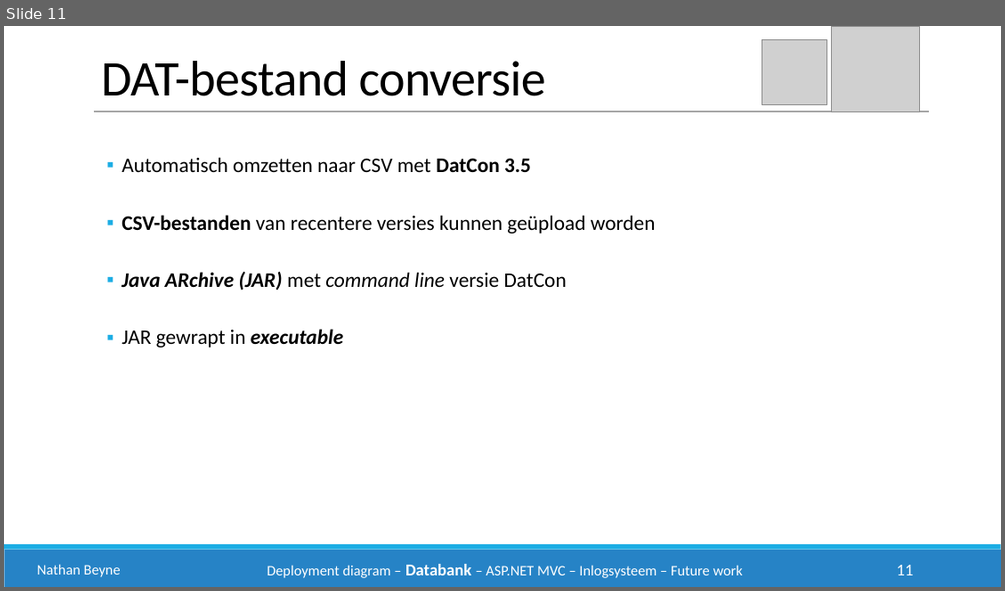
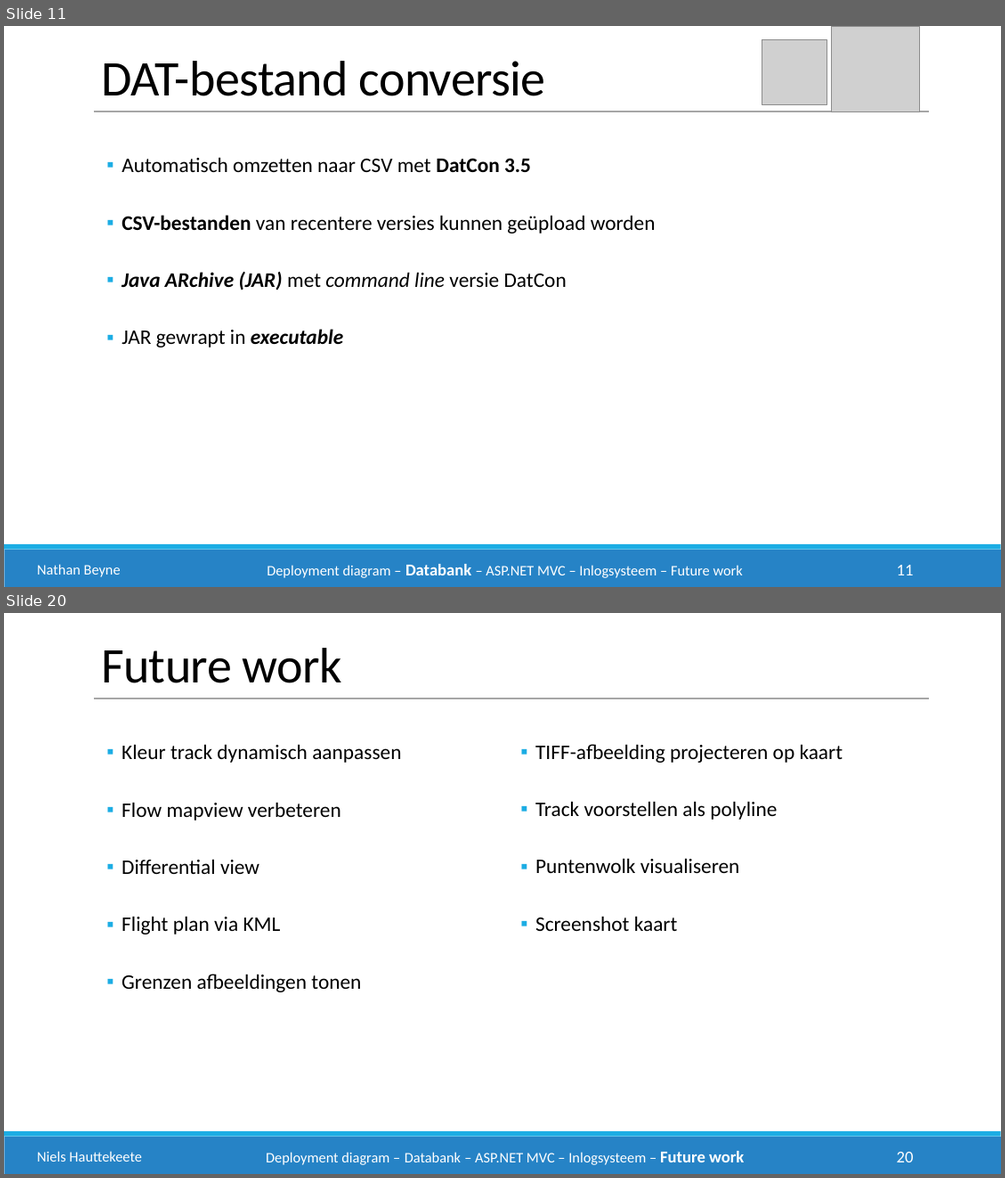
Before and after one commit to philipkukoba/Bachelors-Dissertation-DroneWebApp, a slide deck: documenten/Technische presentatie klant/Technische presentatie klant.pptx. Shown one above the other, each under a label of ours: slide 11 before the commit, slides 11 and 20 after it; the slides between them are not shown. The pictures are 1005x591 and 1005x1178 pixels, drawn with LibreOffice and Linux fonts; fonts in the diff are those of the drawing; grey boxes stand for pictures. Boxes give left, top, right and bottom in pixels: in the first picture for what was removed or moved away, otherwise in the second. Text is boxed around its words. In the diff, an @@ line names an element or a change of style, - is before the commit and + after.

```diff
--- a/documenten/Technische presentatie klant/Technische presentatie klant.pptx
+++ b/documenten/Technische presentatie klant/Technische presentatie klant.pptx
@@ slide 20 added at (4,613,1001,1174), background #FFFFFF; not listed: 2 template elements that a slide beside it also shows @@
@@ text added at (101,648,341,683), 48 pt, text #000000 @@
+Future work
@@ line added from (94, 698) to (929, 698), #A6A6A6 1 pt @@
@@ text added at (121,744,401,992), 20 pt, text #000000 @@
+  ▪ Kleur track dynamisch aanpassen
+  ▪ Flow mapview verbeteren
+  ▪ Differential view
+  ▪ Flight plan via KML
+  ▪ Grenzen afbeeldingen tonen
@@ text added at (535,744,843,931), 20 pt, text #000000 @@
+  ▪ TIFF-afbeelding projecteren op kaart
+  ▪ Track voorstellen als polyline
+  ▪ Puntenwolk visualiseren
+  ▪ Screenshot kaart
@@ text added at (37,1151,142,1161), 14 pt, text #FFFFFF @@
+Niels Hauttekeete
@@ text added at (266,1151,744,1165), 14 pt, text #FFFFFF @@
+Deployment diagram – Databank – ASP.NET MVC – Inlogsysteem – Future work
@@ page number added at (897,1151,914,1162), 16 pt, text #FFFFFF @@
+20
```
Also in this commit, not shown: 9 other slides added.
